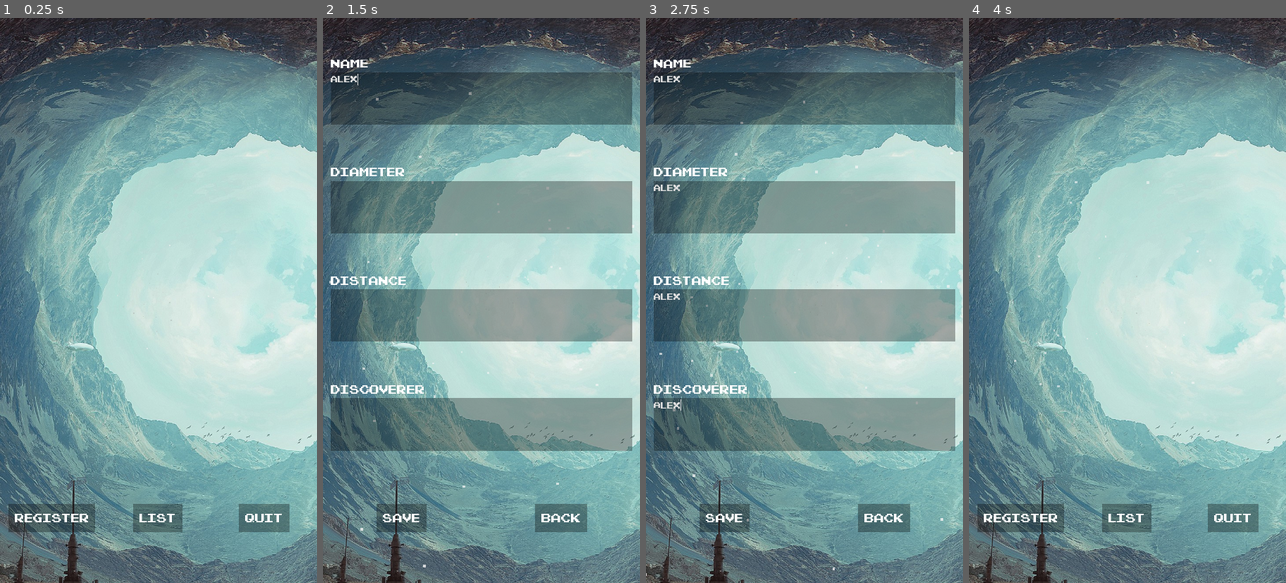
Above: before the commit, frames 1-4 (left to right).
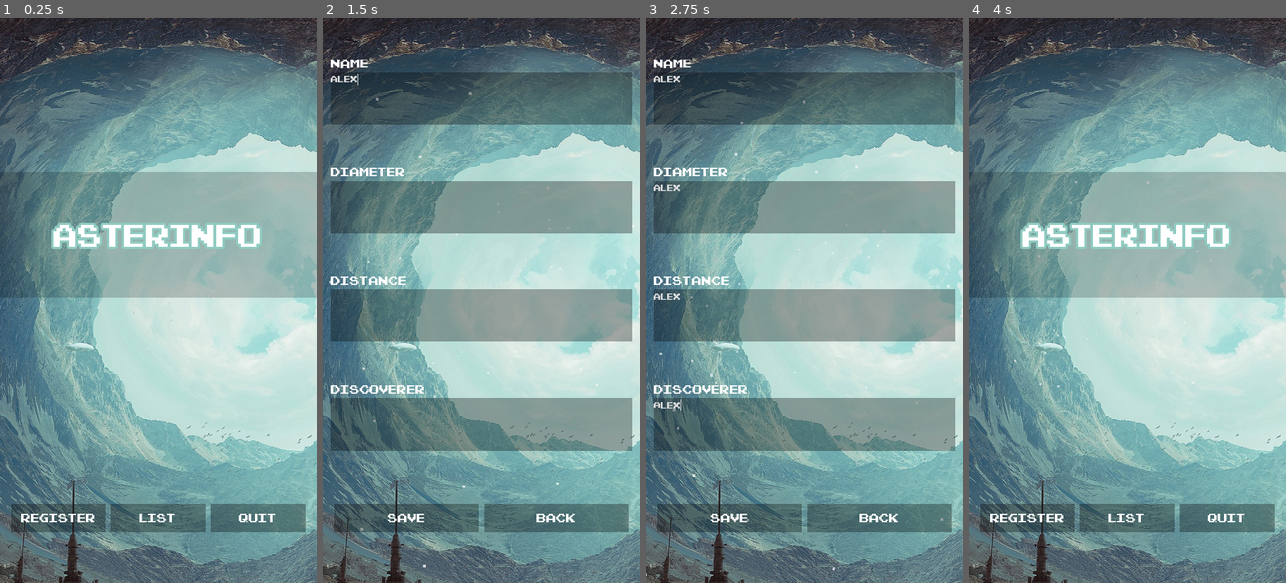
Above: after the commit, the same moments.

Repository: felipecrdos/MobN3
Game: Godot game, scene res://src/Main.tscn
Two runs of this game, one before a commit and one after it. Both use one fixed random seed, a clock stepped at 60 frames per second and the inputs below.
Inputs (mouse positions are in pixels of both pictures, inside the frame that each line leads up to):
- Up to frame 1 (0.25 s): no input
- Up to frame 2 (1.5 s): click "register" at 0.5 s; click (481, 97) at 1.27 s; type "Alex" at 1.35 s
- Up to frame 3 (2.75 s): click (804, 204) at 1.5 s; type "Alex" at 1.58 s; click (804, 317) at 1.73 s; type "Alex" at 1.82 s; click (804, 424) at 2.02 s; type "Alex" at 2.1 s
- Up to frame 4 (4 s): click "Save" at 2.75 s; click "Back" at 3.5 s

The runs differ from the first frame. In frame 1, 23% of the frame differs, in the area x 0-100%, y 27-91%; in frame 2, 3.2%; in frame 3, 3.2%; in frame 4, 23%.

Commit message:
add title/edit buttons layout

Diff:
--- a/data/data.json
+++ b/data/data.json
@@ -1 +1,4 @@
-{"asteroids":[]}
+{"asteroids":[{"diameter":"934.5","discoverer":"Giuseppe Piazzi","distance":"256 AU","name":"Ceres\t"},
+{"diameter":"525.4","discoverer":"Heinrich Wilhelm Matthias Olbers","distance":"2.362 AU","name":"Vesta"},
+{"diameter":"512","discoverer":"Heinrich Wilhelm Matthias Olbers","distance":"2.773 AU","name":"Pallas"},
+{"diameter":"534","discoverer":"Annibale de Gasparis","distance":"3.139 AU","name":"Hygiea"}]}
--- a/scripts/List.gd
+++ b/scripts/List.gd
@@ -1,8 +1,19 @@
 extends Control
 
+var _values
 
 func _ready():
-	pass
+	_values = $VBMain/MTop/VBTop/Panel/VBRegister/Scroll/Label
+	list_values()
+
+func list_values():
+	var data = Global.load_data()
+	for value in data['asteroids']:
+		_values.text += "Name: " + str(value['name']) + "\n"
+		_values.text += "Diameter: " + str(value['diameter']) + "\n"
+		_values.text += "Distance: " + str(value['distance']) + "\n"
+		_values.text += "Discoverer: " + str(value['discoverer']) + "\n"
+		_values.text += "----------------------------------------------\n"
 
 func _on_Register_send_scene(scene):
 	get_tree().change_scene(scene)
--- a/scripts/Register.gd
+++ b/scripts/Register.gd
@@ -34,22 +34,22 @@
 
 func empty_fields():
 	var is_empty = false
-	if _name.text == '':
+	if _name.text.strip_edges() == '':
 		if not "type name" in _name_label.text:
 			_name_label.text = "type name"
 		set_label_color(_name_label, alert_color)
 		is_empty = true
-	if _diameter.text == '':
+	if _diameter.text.strip_edges() == '':
 		if not "type diameter" in _diameter_label.text:
 			_diameter_label.text = "type diameter"
 		set_label_color(_diameter_label, alert_color)
 		is_empty = true
-	if _distance.text == '':
+	if _distance.text.strip_edges() == '':
 		if not "type distance" in _distance_label.text:
 			_distance_label.text = "type distance"
 		set_label_color(_distance_label, alert_color)
 		is_empty = true
-	if _discoverer.text == '':
+	if _discoverer.text.strip_edges() == '':
 		if not "type discoverer" in _discoverer_label.text:
 			_discoverer_label.text = "type discoverer"
 		set_label_color(_discoverer_label, alert_color)
@@ -64,7 +64,7 @@
 	if !empty_fields():
 		var asteroid = {
 			"name": _name.text,
-			"diamter": _diameter.text,
+			"diameter": _diameter.text,
 			"distance": _distance.text,
 			"discoverer": _discoverer.text
 		}
--- a/src/Button.tscn
+++ b/src/Button.tscn
@@ -51,6 +51,7 @@
 [node name="Button" type="Button"]
 margin_right = 118.0
 margin_bottom = 31.0
+focus_mode = 0
 custom_styles/hover = SubResource( 1 )
 custom_styles/pressed = SubResource( 2 )
 custom_styles/focus = SubResource( 3 )
@@ -61,6 +62,7 @@
 custom_colors/font_color = Color( 1, 1, 1, 1 )
 custom_colors/font_color_hover = Color( 0.737255, 0.870588, 0.847059, 1 )
 custom_colors/font_color_pressed = Color( 0.737255, 0.870588, 0.847059, 1 )
+enabled_focus_mode = 0
 text = "default"
 script = ExtResource( 1 )
 __meta__ = {
--- a/src/List.tscn
+++ b/src/List.tscn
@@ -88,30 +88,39 @@
 size_flags_vertical = 3
 size_flags_stretch_ratio = 0.3
 
-[node name="HBButtons" type="HBoxContainer" parent="VBMain/VBDown"]
+[node name="MButtons" type="MarginContainer" parent="VBMain/VBDown"]
+margin_right = 720.0
+margin_bottom = 295.0
+size_flags_horizontal = 3
+size_flags_vertical = 3
+custom_constants/margin_right = 40
+custom_constants/margin_left = 40
+
+[node name="HBButtons" type="HBoxContainer" parent="VBMain/VBDown/MButtons"]
+margin_left = 40.0
 margin_top = 129.0
-margin_right = 720.0
+margin_right = 680.0
 margin_bottom = 165.0
 size_flags_horizontal = 3
 size_flags_vertical = 6
+custom_constants/separation = 40
 alignment = 1
 
-[node name="Register" parent="VBMain/VBDown/HBButtons" instance=ExtResource( 2 )]
-margin_left = 90.0
-margin_right = 268.0
+[node name="Register" parent="VBMain/VBDown/MButtons/HBButtons" instance=ExtResource( 2 )]
+margin_right = 300.0
 margin_bottom = 36.0
-size_flags_horizontal = 6
-size_flags_vertical = 7
+size_flags_horizontal = 3
+size_flags_vertical = 3
 text = "register"
 scene = "res://src/Register.tscn"
 
-[node name="Back" parent="VBMain/VBDown/HBButtons" instance=ExtResource( 2 )]
-margin_left = 493.0
-margin_right = 589.0
+[node name="Back" parent="VBMain/VBDown/MButtons/HBButtons" instance=ExtResource( 2 )]
+margin_left = 340.0
+margin_right = 640.0
 margin_bottom = 36.0
-size_flags_horizontal = 6
-size_flags_vertical = 7
+size_flags_horizontal = 3
+size_flags_vertical = 3
 text = "back"
 scene = "res://src/Main.tscn"
-[connection signal="send_scene" from="VBMain/VBDown/HBButtons/Register" to="." method="_on_Register_send_scene"]
-[connection signal="send_scene" from="VBMain/VBDown/HBButtons/Back" to="." method="_on_Back_send_scene"]
+[connection signal="send_scene" from="VBMain/VBDown/MButtons/HBButtons/Register" to="." method="_on_Register_send_scene"]
+[connection signal="send_scene" from="VBMain/VBDown/MButtons/HBButtons/Back" to="." method="_on_Back_send_scene"]
--- a/src/Main.tscn
+++ b/src/Main.tscn
@@ -1,9 +1,21 @@
-[gd_scene load_steps=5 format=2]
+[gd_scene load_steps=8 format=2]
 
 [ext_resource path="res://assets/sprite/sci-fi_expansion_4k.jpg" type="Texture" id=1]
 [ext_resource path="res://src/Button.tscn" type="PackedScene" id=2]
 [ext_resource path="res://src/StarParticle.tscn" type="PackedScene" id=3]
+[ext_resource path="res://assets/font/Pixel NES.otf" type="DynamicFontData" id=4]
 [ext_resource path="res://scripts/Main.gd" type="Script" id=5]
+
+[sub_resource type="StyleBoxFlat" id=2]
+bg_color = Color( 0, 0, 0, 0.196078 )
+expand_margin_top = 100.0
+expand_margin_bottom = 100.0
+
+[sub_resource type="DynamicFont" id=1]
+size = 72
+outline_size = 5
+outline_color = Color( 0.568627, 0.8, 0.760784, 1 )
+font_data = ExtResource( 4 )
 
 [node name="Main" type="Control"]
 anchor_right = 1.0
@@ -32,6 +44,18 @@
 margin_bottom = 981.0
 size_flags_vertical = 3
 
+[node name="Label" type="Label" parent="VBMain/VBTop"]
+margin_top = 447.0
+margin_right = 720.0
+margin_bottom = 533.0
+size_flags_horizontal = 3
+size_flags_vertical = 6
+custom_styles/normal = SubResource( 2 )
+custom_fonts/font = SubResource( 1 )
+text = "asterinfo"
+align = 1
+valign = 1
+
 [node name="VBDown" type="VBoxContainer" parent="VBMain"]
 margin_top = 985.0
 margin_right = 720.0
@@ -40,39 +64,49 @@
 size_flags_vertical = 3
 size_flags_stretch_ratio = 0.3
 
-[node name="HBButtons" type="HBoxContainer" parent="VBMain/VBDown"]
+[node name="MButtons" type="MarginContainer" parent="VBMain/VBDown"]
+margin_right = 720.0
+margin_bottom = 295.0
+size_flags_horizontal = 3
+size_flags_vertical = 3
+custom_constants/margin_right = 40
+custom_constants/margin_left = 40
+
+[node name="HBButtons" type="HBoxContainer" parent="VBMain/VBDown/MButtons"]
+margin_left = 40.0
 margin_top = 129.0
-margin_right = 720.0
+margin_right = 680.0
 margin_bottom = 165.0
 size_flags_horizontal = 3
 size_flags_vertical = 6
+custom_constants/separation = 40
 alignment = 1
 
-[node name="Register" parent="VBMain/VBDown/HBButtons" instance=ExtResource( 2 )]
-margin_left = 29.0
-margin_right = 207.0
+[node name="Register" parent="VBMain/VBDown/MButtons/HBButtons" instance=ExtResource( 2 )]
+margin_right = 186.0
 margin_bottom = 36.0
-size_flags_horizontal = 6
+size_flags_horizontal = 3
 size_flags_vertical = 7
 text = "register"
 scene = "res://src/Register.tscn"
 
-[node name="List" parent="VBMain/VBDown/HBButtons" instance=ExtResource( 2 )]
-margin_left = 316.0
-margin_right = 402.0
+[node name="List" parent="VBMain/VBDown/MButtons/HBButtons" instance=ExtResource( 2 )]
+margin_left = 226.0
+margin_right = 413.0
 margin_bottom = 36.0
-size_flags_horizontal = 6
+size_flags_horizontal = 3
 size_flags_vertical = 7
 text = "List"
 scene = "res://src/List.tscn"
 
-[node name="Quit" parent="VBMain/VBDown/HBButtons" instance=ExtResource( 2 )]
-margin_left = 556.0
-margin_right = 646.0
+[node name="Quit" parent="VBMain/VBDown/MButtons/HBButtons" instance=ExtResource( 2 )]
+margin_left = 453.0
+margin_right = 640.0
 margin_bottom = 36.0
-size_flags_horizontal = 6
+size_flags_horizontal = 3
 size_flags_vertical = 7
+custom_constants/hseparation = 100
 text = "quit"
-[connection signal="send_scene" from="VBMain/VBDown/HBButtons/Register" to="." method="_on_Register_send_scene"]
-[connection signal="send_scene" from="VBMain/VBDown/HBButtons/List" to="." method="_on_List_send_scene"]
-[connection signal="send_scene" from="VBMain/VBDown/HBButtons/Quit" to="." method="_on_Quit_send_scene"]
+[connection signal="send_scene" from="VBMain/VBDown/MButtons/HBButtons/Register" to="." method="_on_Register_send_scene"]
+[connection signal="send_scene" from="VBMain/VBDown/MButtons/HBButtons/List" to="." method="_on_List_send_scene"]
+[connection signal="send_scene" from="VBMain/VBDown/MButtons/HBButtons/Quit" to="." method="_on_Quit_send_scene"]
--- a/src/Register.tscn
+++ b/src/Register.tscn
@@ -169,27 +169,36 @@
 size_flags_vertical = 3
 size_flags_stretch_ratio = 0.3
 
-[node name="HBButtons" type="HBoxContainer" parent="VBMain/VBDown"]
+[node name="MButtons" type="MarginContainer" parent="VBMain/VBDown"]
+margin_right = 720.0
+margin_bottom = 295.0
+size_flags_horizontal = 3
+size_flags_vertical = 3
+custom_constants/margin_right = 40
+custom_constants/margin_left = 40
+
+[node name="HBButtons" type="HBoxContainer" parent="VBMain/VBDown/MButtons"]
+margin_left = 40.0
 margin_top = 129.0
-margin_right = 720.0
+margin_right = 680.0
 margin_bottom = 165.0
 size_flags_horizontal = 3
 size_flags_vertical = 6
+custom_constants/separation = 40
 alignment = 1
 
-[node name="Save" parent="VBMain/VBDown/HBButtons" instance=ExtResource( 1 )]
-margin_left = 133.0
-margin_right = 225.0
+[node name="Save" parent="VBMain/VBDown/MButtons/HBButtons" instance=ExtResource( 1 )]
+margin_right = 300.0
 margin_bottom = 36.0
-size_flags_horizontal = 6
+size_flags_horizontal = 3
 size_flags_vertical = 7
 text = "Save"
 
-[node name="Back" parent="VBMain/VBDown/HBButtons" instance=ExtResource( 1 )]
-margin_left = 493.0
-margin_right = 589.0
+[node name="Back" parent="VBMain/VBDown/MButtons/HBButtons" instance=ExtResource( 1 )]
+margin_left = 340.0
+margin_right = 640.0
 margin_bottom = 36.0
-size_flags_horizontal = 6
+size_flags_horizontal = 3
 size_flags_vertical = 7
 text = "Back"
 scene = "res://src/Main.tscn"
@@ -197,5 +206,5 @@
 [connection signal="text_changed" from="VBMain/MTop/VBTop/HBDiameter/TextEdit" to="." method="_on_Diameter_text_changed"]
 [connection signal="text_changed" from="VBMain/MTop/VBTop/HBDistance/TextEdit" to="." method="_on_Distance_text_changed"]
 [connection signal="text_changed" from="VBMain/MTop/VBTop/HBDiscoverer/TextEdit" to="." method="_on_Discoverer_text_changed"]
-[connection signal="send_scene" from="VBMain/VBDown/HBButtons/Save" to="." method="_on_Save_send_scene"]
-[connection signal="send_scene" from="VBMain/VBDown/HBButtons/Back" to="." method="_on_Back_send_scene"]
+[connection signal="send_scene" from="VBMain/VBDown/MButtons/HBButtons/Save" to="." method="_on_Save_send_scene"]
+[connection signal="send_scene" from="VBMain/VBDown/MButtons/HBButtons/Back" to="." method="_on_Back_send_scene"]
Not shown, changed: build/MobN3.apk
